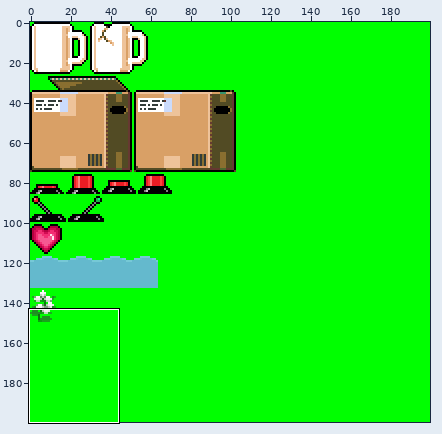
Two versions of one sprite sheet, project/resources/spritesheet_green.png. The picture above shows the old version from afar; the outline marks the close-up.
Close-up. Earlier state:
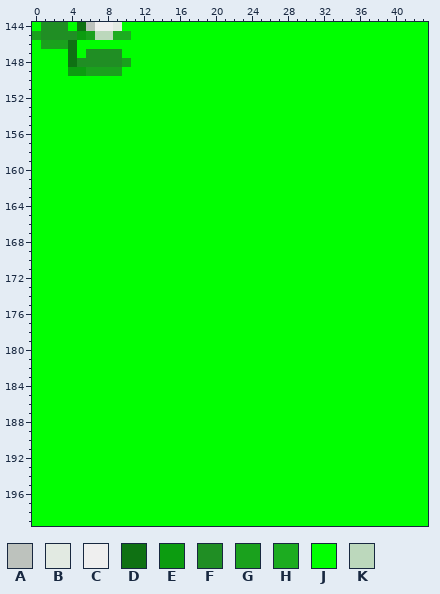
The file is 200x200 pixels. Colours within 5 levels of each other are drawn and written as one. Shown: x 0..43, y 144..199.
Palette (. is transparent): A #bdc2bd  B #e2eae2  C #efefef  D #0f7113  E #0c9c10  F #208e24  G #1aa11d  H #1cac20  J #00ff00  K #bcd8bc
Pixels before (only the part around the change), first column x 0:
144 JFFFJDACCBJJJJJJJJJJJJJJJJJJJJJJJJJJJJJJJJJJ
145 GFFFFEGKKHHJJJJJJJJJJJJJJJJJJJJJJJJJJJJJJJJJ
146 JGGGDJJJJJJJJJJJJJJJJJJJJJJJJJJJJJJJJJJJJJJJ
147 JJJJDJFFFFJJJJJJJJJJJJJJJJJJJJJJJJJJJJJJJJJJ
148 JJJJDFFFFFGJJJJJJJJJJJJJJJJJJJJJJJJJJJJJJJJJ
149 JJJJEEGGGGJJJJJJJJJJJJJJJJJJJJJJJJJJJJJJJJJJ
150 JJJJJJJJJJJJJJJJJJJJJJJJJJJJJJJJJJJJJJJJJJJJ
151 JJJJJJJJJJJJJJJJJJJJJJJJJJJJJJJJJJJJJJJJJJJJ
152 JJJJJJJJJJJJJJJJJJJJJJJJJJJJJJJJJJJJJJJJJJJJ
153 JJJJJJJJJJJJJJJJJJJJJJJJJJJJJJJJJJJJJJJJJJJJ
154 JJJJJJJJJJJJJJJJJJJJJJJJJJJJJJJJJJJJJJJJJJJJ
155 JJJJJJJJJJJJJJJJJJJJJJJJJJJJJJJJJJJJJJJJJJJJ
156 JJJJJJJJJJJJJJJJJJJJJJJJJJJJJJJJJJJJJJJJJJJJ
157 JJJJJJJJJJJJJJJJJJJJJJJJJJJJJJJJJJJJJJJJJJJJ
158 JJJJJJJJJJJJJJJJJJJJJJJJJJJJJJJJJJJJJJJJJJJJ
159 JJJJJJJJJJJJJJJJJJJJJJJJJJJJJJJJJJJJJJJJJJJJ
160 JJJJJJJJJJJJJJJJJJJJJJJJJJJJJJJJJJJJJJJJJJJJ
161 JJJJJJJJJJJJJJJJJJJJJJJJJJJJJJJJJJJJJJJJJJJJ
162 JJJJJJJJJJJJJJJJJJJJJJJJJJJJJJJJJJJJJJJJJJJJ
163 JJJJJJJJJJJJJJJJJJJJJJJJJJJJJJJJJJJJJJJJJJJJ
164 JJJJJJJJJJJJJJJJJJJJJJJJJJJJJJJJJJJJJJJJJJJJ
165 JJJJJJJJJJJJJJJJJJJJJJJJJJJJJJJJJJJJJJJJJJJJ
166 JJJJJJJJJJJJJJJJJJJJJJJJJJJJJJJJJJJJJJJJJJJJ
167 JJJJJJJJJJJJJJJJJJJJJJJJJJJJJJJJJJJJJJJJJJJJ
168 JJJJJJJJJJJJJJJJJJJJJJJJJJJJJJJJJJJJJJJJJJJJ
169 JJJJJJJJJJJJJJJJJJJJJJJJJJJJJJJJJJJJJJJJJJJJ
170 JJJJJJJJJJJJJJJJJJJJJJJJJJJJJJJJJJJJJJJJJJJJ
171 JJJJJJJJJJJJJJJJJJJJJJJJJJJJJJJJJJJJJJJJJJJJ
172 JJJJJJJJJJJJJJJJJJJJJJJJJJJJJJJJJJJJJJJJJJJJ
173 JJJJJJJJJJJJJJJJJJJJJJJJJJJJJJJJJJJJJJJJJJJJ
174 JJJJJJJJJJJJJJJJJJJJJJJJJJJJJJJJJJJJJJJJJJJJ
175 JJJJJJJJJJJJJJJJJJJJJJJJJJJJJJJJJJJJJJJJJJJJ
176 JJJJJJJJJJJJJJJJJJJJJJJJJJJJJJJJJJJJJJJJJJJJ
177 JJJJJJJJJJJJJJJJJJJJJJJJJJJJJJJJJJJJJJJJJJJJ
178 JJJJJJJJJJJJJJJJJJJJJJJJJJJJJJJJJJJJJJJJJJJJ
179 JJJJJJJJJJJJJJJJJJJJJJJJJJJJJJJJJJJJJJJJJJJJ
180 JJJJJJJJJJJJJJJJJJJJJJJJJJJJJJJJJJJJJJJJJJJJ
181 JJJJJJJJJJJJJJJJJJJJJJJJJJJJJJJJJJJJJJJJJJJJ
182 JJJJJJJJJJJJJJJJJJJJJJJJJJJJJJJJJJJJJJJJJJJJ
183 JJJJJJJJJJJJJJJJJJJJJJJJJJJJJJJJJJJJJJJJJJJJ
184 JJJJJJJJJJJJJJJJJJJJJJJJJJJJJJJJJJJJJJJJJJJJ
185 JJJJJJJJJJJJJJJJJJJJJJJJJJJJJJJJJJJJJJJJJJJJ
186 JJJJJJJJJJJJJJJJJJJJJJJJJJJJJJJJJJJJJJJJJJJJ
187 JJJJJJJJJJJJJJJJJJJJJJJJJJJJJJJJJJJJJJJJJJJJ
188 JJJJJJJJJJJJJJJJJJJJJJJJJJJJJJJJJJJJJJJJJJJJ
189 JJJJJJJJJJJJJJJJJJJJJJJJJJJJJJJJJJJJJJJJJJJJ
190 JJJJJJJJJJJJJJJJJJJJJJJJJJJJJJJJJJJJJJJJJJJJ
191 JJJJJJJJJJJJJJJJJJJJJJJJJJJJJJJJJJJJJJJJJJJJ
192 JJJJJJJJJJJJJJJJJJJJJJJJJJJJJJJJJJJJJJJJJJJJ
193 JJJJJJJJJJJJJJJJJJJJJJJJJJJJJJJJJJJJJJJJJJJJ
194 JJJJJJJJJJJJJJJJJJJJJJJJJJJJJJJJJJJJJJJJJJJJ
195 JJJJJJJJJJJJJJJJJJJJJJJJJJJJJJJJJJJJJJJJJJJJ
196 JJJJJJJJJJJJJJJJJJJJJJJJJJJJJJJJJJJJJJJJJJJJ
197 JJJJJJJJJJJJJJJJJJJJJJJJJJJJJJJJJJJJJJJJJJJJ
198 JJJJJJJJJJJJJJJJJJJJJJJJJJJJJJJJJJJJJJJJJJJJ
199 JJJJJJJJJJJJJJJJJJJJJJJJJJJJJJJJJJJJJJJJJJJJ
And afterwards:
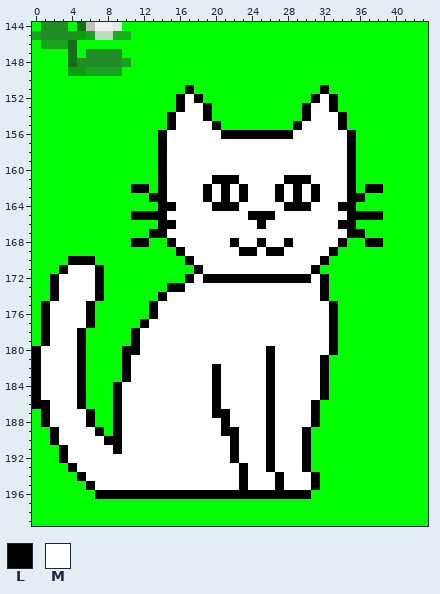
Colours new in this view: L #000000  M #ffffff
Difference:
Changed rows in their new state; - is an unchanged pixel.
first column x 0:
151 -----------------L--------------L------
152 ----------------LML------------LML-----
153 ----------------LMML----------LMML-----
154 ---------------LMMML----------LMMML----
155 ---------------LMMMML--------LMMMML----
156 --------------LMMMMMMLLLLLLLLMMMMMML---
157 --------------LMMMMMMMMMMMMMMMMMMMML---
158 --------------LMMMMMMMMMMMMMMMMMMMML---
159 --------------LMMMMMMMMMMMMMMMMMMMML---
160 --------------LMMMMMMMMMMMMMMMMMMMML---
161 --------------LMMMMMLLLMMMMMLLLMMMML---
162 -----------LL-LMMMMLMLMLMMMLMLMLMMML-LL
163 -------------LLMMMMLMLMLMMMLMLMLMMMLL--
164 --------------LLMMMMLLLMMMMMLLLMMMLL---
165 -----------LLLLMMMMMMMMMLLLMMMMMMMMLLLL
166 --------------LLMMMMMMMMMLMMMMMMMMLL---
167 -------------LLMMMMMMMMMMMMMMMMMMMMLL--
168 -----------LL--LMMMMMMLMMLMMLMMMMML--LL
169 ----------------LMMMMMMLLMLLMMMMML-----
170 ----LLL----------LMMMMMMMMMMMMMML------
171 ---LMMML----------LMMMMMMMMMMMML-------
172 --LMMMML---------LMLLLLLLLLLLLLML------
173 --LMMMML-------LLMMMMMMMMMMMMMMML------
174 --LMMMML------LMMMMMMMMMMMMMMMMML------
175 -LMMMML------LMMMMMMMMMMMMMMMMMMML-----
176 -LMMMML------LMMMMMMMMMMMMMMMMMMML-----
177 -LMMMML-----LMMMMMMMMMMMMMMMMMMMML-----
178 -LMMML-----LMMMMMMMMMMMMMMMMMMMMML-----
179 -LMMML-----LMMMMMMMMMMMMMMMMMMMMML-----
180 LMMMML----LLMMMMMMMMMMMMMMLMMMMMML-----
181 LMMMML----LMMMMMMMMMMMMMMMLMMMMML------
182 LMMMML----LMMMMMMMMMLMMMMMLMMMMML------
183 LMMMML----LMMMMMMMMMLMMMMMLMMMMML------
184 LMMMML---LMMMMMMMMMMLMMMMMLMMMMML------
185 LMMMML---LMMMMMMMMMMLMMMMMLMMMMML------
186 LLMMML---LMMMMMMMMMMLMMMMMLMMMML-------
187 -LMMMML--LMMMMMMMMMMLLMMMMLMMMML-------
188 -LMMMML--LMMMMMMMMMMMLMMMMLMMMML-------
189 --LMMMML-LMMMMMMMMMMMLLMMMLMMML--------
190 --LMMMMMLLMMMMMMMMMMMMLMMMLMMML--------
191 ---LMMMMMLMMMMMMMMMMMMLMMMLMMML--------
192 ---LMMMMMMMMMMMMMMMMMMLMMMLMMML--------
193 ----LMMMMMMMMMMMMMMMMMMLMMLMMML--------
194 -----LMMMMMMMMMMMMMMMMMLMMMLMMML-------
195 ------LMMMMMMMMMMMMMMMMLMMMLMMML-------
196 -------LLLLLLLLLLLLLLLLLLLLLLLL--------
Where, in picture pixels (left, top, right, bottom), the same in both close-ups:
changed: (32, 85, 383, 499)
